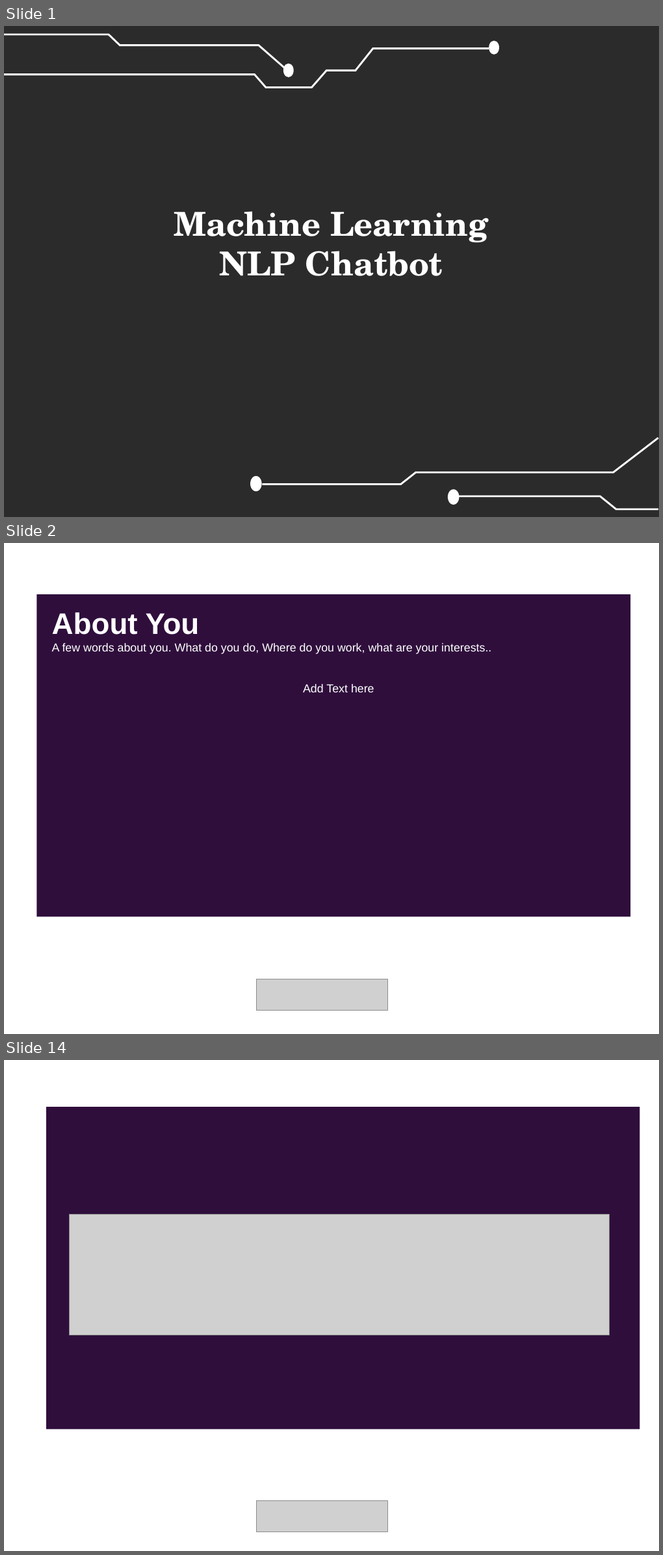
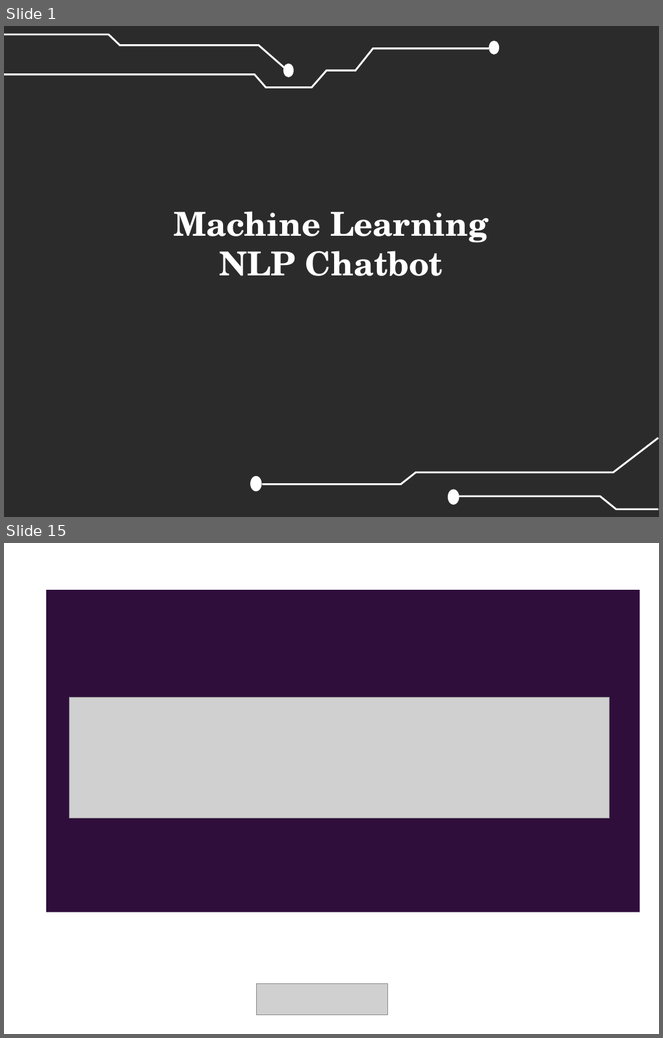
Before and after one commit to Snehashish30/NLP_chatbot, a slide deck: SolutionPresentation.pptx. Shown one above the other, each under a label of ours: slides 1, 2 and 14 before the commit, slides 1 and 15 after it; the slides between them are not shown. The pictures are 663x1555 and 663x1038 pixels, drawn with LibreOffice and Linux fonts; fonts in the diff are those of the drawing; grey boxes stand for pictures; background and template pictures are left out; a plain dark background stands for a picture behind light text. Boxes give left, top, right and bottom in pixels: in the first picture for what was removed or moved away, otherwise in the second. Text is boxed around its words. In the diff, an @@ line names an element or a change of style, - is before the commit and + after.

```diff
--- a/SolutionPresentation.pptx
+++ b/SolutionPresentation.pptx
@@ slide 2 removed at box(4, 543, 659, 1034), background #FFFFFF @@
@@ rectangle removed at box(36, 595, 631, 917) @@
@@ text removed at box(52, 613, 492, 654) @@
-About You
-A few words about you. What do you do, Where do you work, what are your interests..
@@ text removed at box(303, 684, 374, 693) @@
-Add Text here
@@ picture removed at box(257, 979, 388, 1011) @@
@@ what was slide 14 is now slide 15 @@
```
Also in this commit, not shown: 11 slides changed, 2 slides added, 14 other files.
